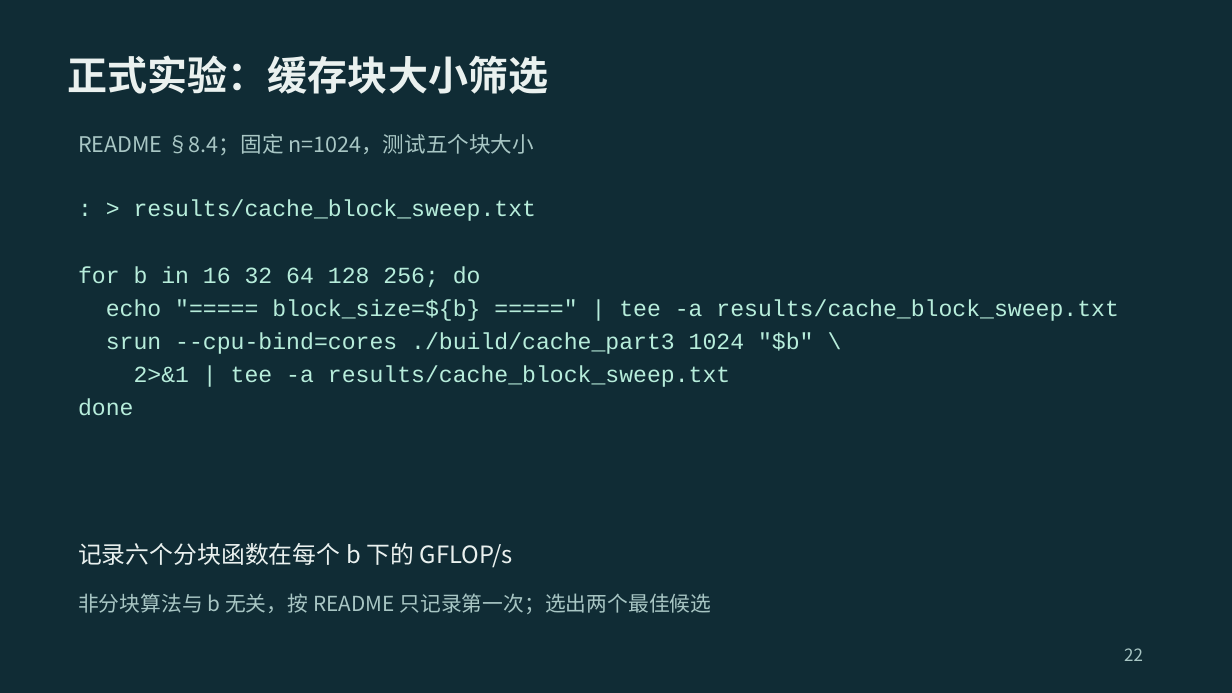
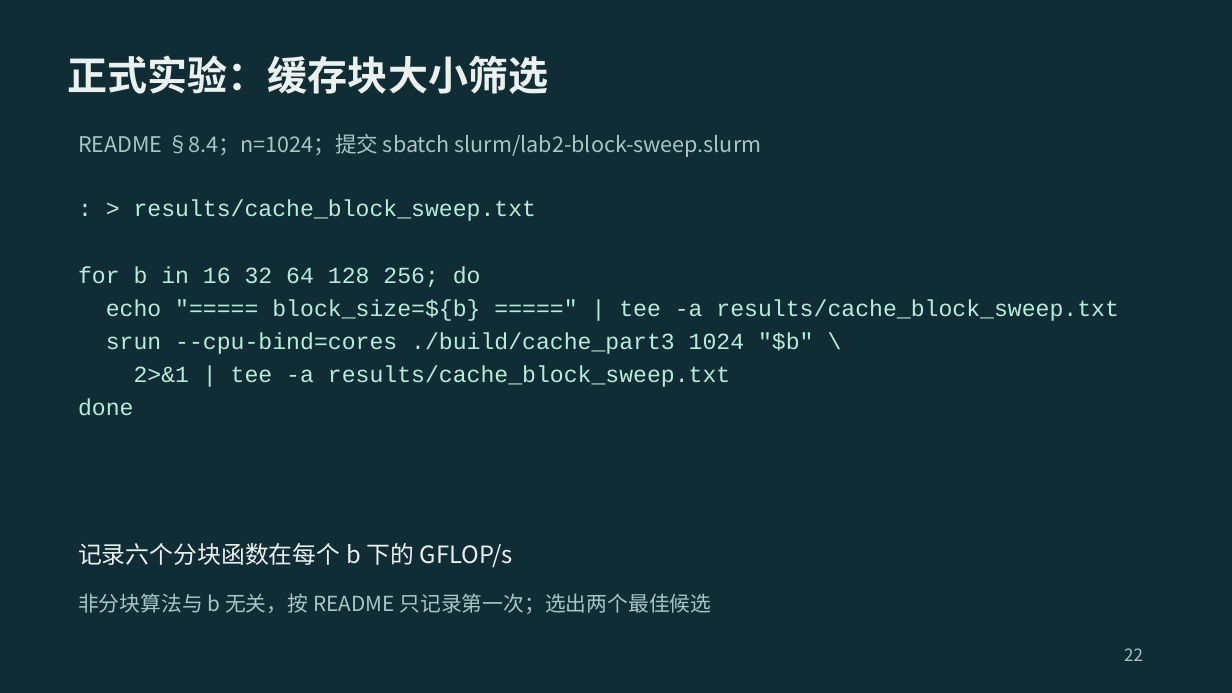
Before and after one commit to 2026-fall-calabs/calabs-2026-fall-starter, a slide deck: slide 22 of docs/交我算平台Lab运行指南-学生版.pptx. Drawn at 1232x693 pixels with LibreOffice and Linux fonts; fonts in the diff are those of the drawing. Boxes give left, top, right and bottom in pixels: in the first picture for what was removed or moved away, otherwise in the second. Text is boxed around its words. In the diff, an @@ line names an element or a change of style, - is before the commit and + after.

Commit message:
feat: add course Slurm examples with three-hour limits

```diff
--- a/docs/交我算平台Lab运行指南-学生版.pptx
+++ b/docs/交我算平台Lab运行指南-学生版.pptx
@@ text at [78,134,762,157]: text changed @@
-README §8.4；固定 n=1024，测试五个块大小
+README §8.4；n=1024；提交 sbatch slurm/lab2-block-sweep.slurm
```
Also in this commit, not shown: 11 other slides changed, 15 other files.
